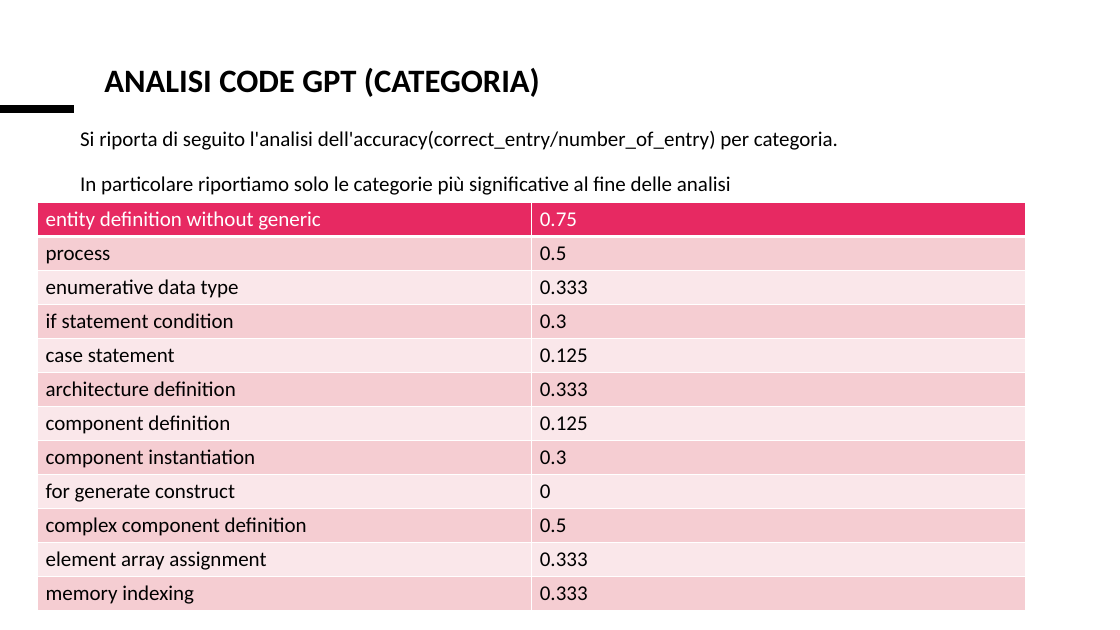
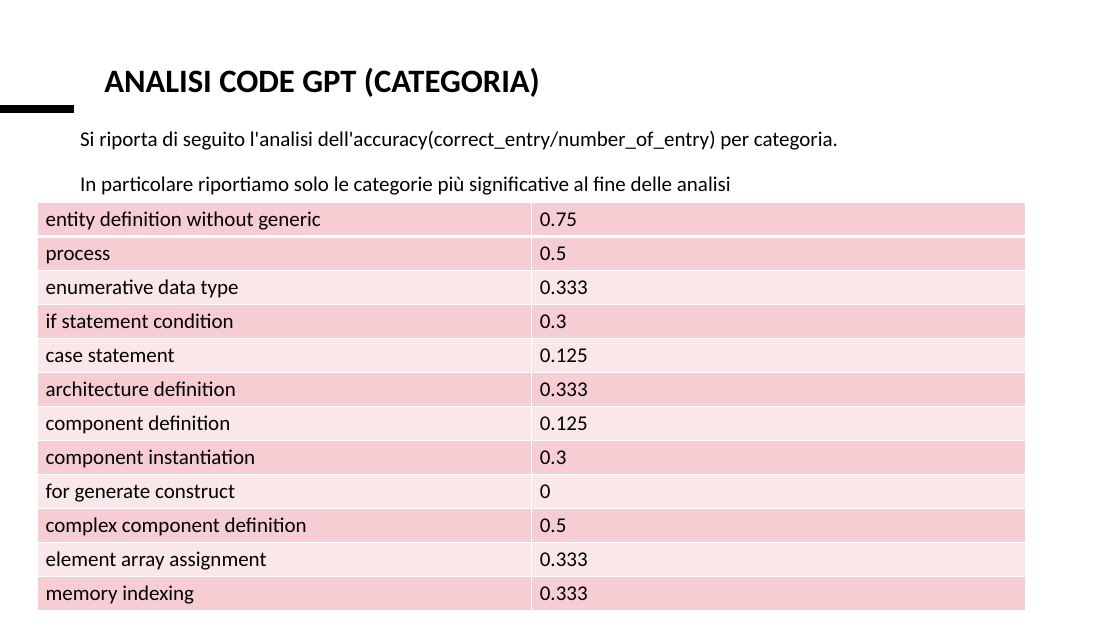
Before and after one commit to Simpronic/Tesi_Generatore_VHDL, a slide deck: slide 15 of altro/Presentazione_risultati.pptx. Drawn at 1120x630 pixels with LibreOffice and Linux fonts; fonts in the diff are those of the drawing. Boxes give left, top, right and bottom in pixels: in the first picture for what was removed or moved away, otherwise in the second. Text is boxed around its words. In the diff, an @@ line names an element or a change of style, - is before the commit and + after.

Commit message:
Aggiunta analisi di correlazione globale, modificata la presentazione, modificati i requirements

```diff
--- a/altro/Presentazione_risultati.pptx
+++ b/altro/Presentazione_risultati.pptx
@@ table at (37,202,1025,611) @@
@@ fill #E72962 to #F6CDD3 in row 1 @@
@@ text colour #FFFFFF to #000000 in "entity definition without generic", "0.75" @@
```
Also in this commit, not shown: 6 other slides changed, 3 other files.
